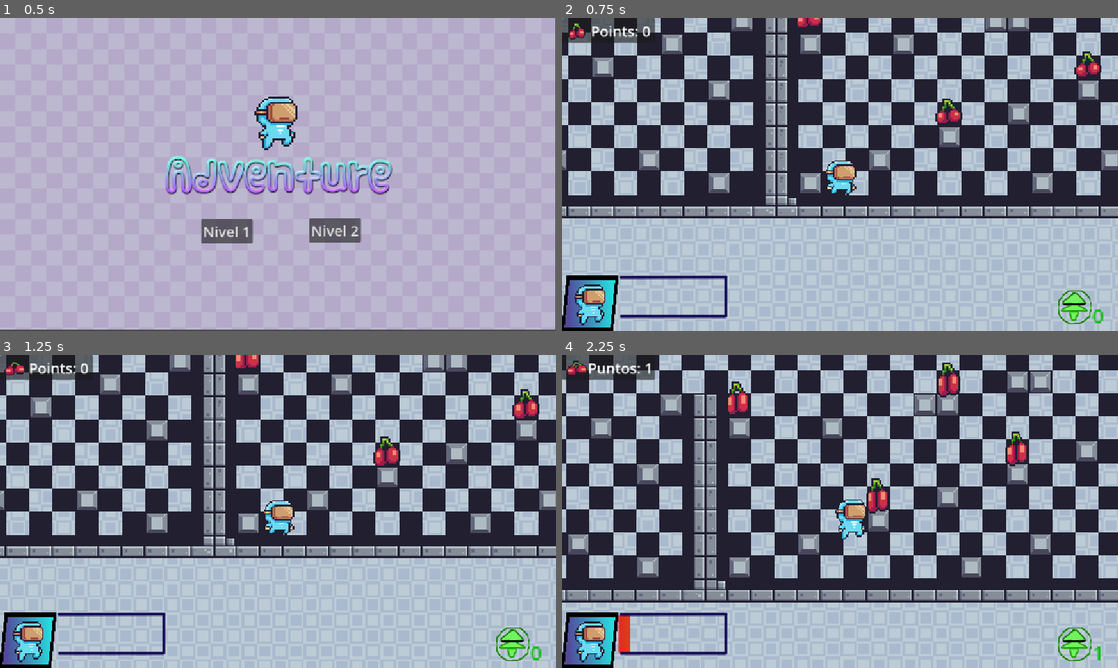
Above: before the commit, frames 1-4 (two rows, left to right).
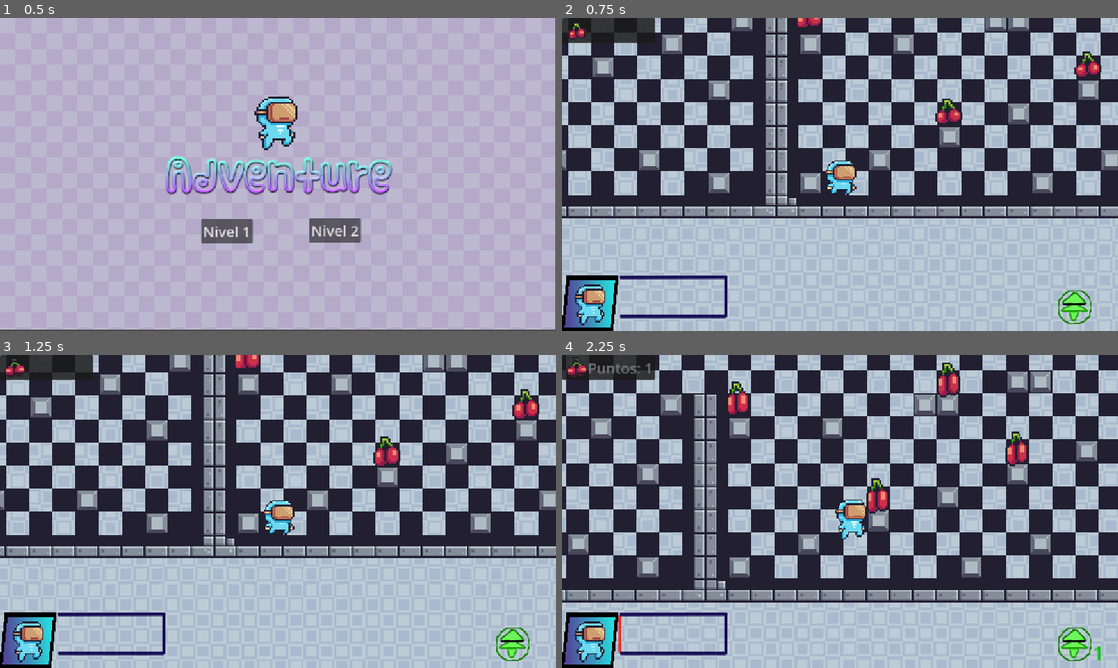
Above: after the commit, the same moments.

Repository: XimDel/2D-Adventure-Platformer-Game
Game: Godot game, scene res://Scenes/Menu.tscn
Two runs of this game, one before a commit and one after it. Both use one fixed random seed, a clock stepped at 60 frames per second and the inputs below.
Inputs:
- Up to frame 1 (0.5 s): no input
- Up to frame 2 (0.75 s): click "Nivel 1" at 0.5 s
- Up to frame 3 (1.25 s): no input
- Up to frame 4 (2.25 s): hold Right (Right) from 1.28 s (still down); tap Up (Jump) at 1.35, 1.52, 1.82, 2.1 s

Frame 1 is identical in both runs. In frame 2, 1.1% of the frame differs, in the area x 0-98%, y 0-99%; in frame 3, 1.1%; in frame 4, 1.2%, in the area x 0-96%, y 0-99%.

Commit message:
Singleston and UI

Diff:
--- a/Scenes/Level1.tscn
+++ b/Scenes/Level1.tscn
@@ -6,14 +6,9 @@
 [ext_resource type="PackedScene" uid="uid://cum3wafif36sb" path="res://Scripts/Trophy.tscn" id="4_bdlbp"]
 [ext_resource type="PackedScene" uid="uid://nw7p6ev7gfwh" path="res://Scripts/collectible.tscn" id="5_2h8qs"]
 [ext_resource type="PackedScene" uid="uid://kop7mg3vr1ma" path="res://Scenes/Level2.tscn" id="5_6ll4n"]
-[ext_resource type="Texture2D" uid="uid://bak4owtrvp48w" path="res://Assets/Items/Cherries.png" id="6_kylad"]
+[ext_resource type="PackedScene" uid="uid://dl2dt5jl1r7b1" path="res://UI.tscn" id="6_kylad"]
 [ext_resource type="Script" uid="uid://d2s544g16vs8c" path="res://Scripts/collectible.gd" id="6_rpty4"]
 [ext_resource type="Script" uid="uid://7d6nv2arg0lg" path="res://Scripts/game_manager.gd" id="7_6jj8j"]
-[ext_resource type="Texture2D" uid="uid://bh17j6gug4mbh" path="res://Assets/Krita/krita.png" id="9_06um6"]
-[ext_resource type="Texture2D" uid="uid://cbjk6a6sigero" path="res://Assets/Krita/Marco.png" id="10_06um6"]
-[ext_resource type="Texture2D" uid="uid://cmwu0ox2ftxjt" path="res://Assets/Krita/Gradient.png" id="11_ubfni"]
-[ext_resource type="Texture2D" uid="uid://cxjekll6havab" path="res://Assets/Krita/Jumps.png" id="12_ubfni"]
-[ext_resource type="Texture2D" uid="uid://cop7e38o3xoxj" path="res://Assets/Sprite/Jump (32x32).png" id="14_jgorv"]
 
 [sub_resource type="TileSetAtlasSource" id="TileSetAtlasSource_7mycd"]
 texture = ExtResource("2_6ll4n")
@@ -187,140 +182,6 @@
 physics_layer_0/collision_layer = 1
 sources/0 = SubResource("TileSetAtlasSource_7mycd")
 
-[sub_resource type="LabelSettings" id="LabelSettings_272bh"]
-font_size = 30
-
-[sub_resource type="AtlasTexture" id="AtlasTexture_bdlbp"]
-atlas = ExtResource("6_kylad")
-region = Rect2(0, 0, 32, 32)
-
-[sub_resource type="AtlasTexture" id="AtlasTexture_2h8qs"]
-atlas = ExtResource("6_kylad")
-region = Rect2(32, 0, 32, 32)
-
-[sub_resource type="AtlasTexture" id="AtlasTexture_rpty4"]
-atlas = ExtResource("6_kylad")
-region = Rect2(64, 0, 32, 32)
-
-[sub_resource type="AtlasTexture" id="AtlasTexture_6jj8j"]
-atlas = ExtResource("6_kylad")
-region = Rect2(96, 0, 32, 32)
-
-[sub_resource type="AtlasTexture" id="AtlasTexture_06um6"]
-atlas = ExtResource("6_kylad")
-region = Rect2(128, 0, 32, 32)
-
-[sub_resource type="AtlasTexture" id="AtlasTexture_ubfni"]
-atlas = ExtResource("6_kylad")
-region = Rect2(160, 0, 32, 32)
-
-[sub_resource type="AtlasTexture" id="AtlasTexture_ug0sv"]
-atlas = ExtResource("6_kylad")
-region = Rect2(192, 0, 32, 32)
-
-[sub_resource type="AtlasTexture" id="AtlasTexture_0wsr5"]
-atlas = ExtResource("6_kylad")
-region = Rect2(224, 0, 32, 32)
-
-[sub_resource type="AtlasTexture" id="AtlasTexture_jgorv"]
-atlas = ExtResource("6_kylad")
-region = Rect2(256, 0, 32, 32)
-
-[sub_resource type="AtlasTexture" id="AtlasTexture_q1ws5"]
-atlas = ExtResource("6_kylad")
-region = Rect2(288, 0, 32, 32)
-
-[sub_resource type="AtlasTexture" id="AtlasTexture_yji5v"]
-atlas = ExtResource("6_kylad")
-region = Rect2(320, 0, 32, 32)
-
-[sub_resource type="AtlasTexture" id="AtlasTexture_ulvkb"]
-atlas = ExtResource("6_kylad")
-region = Rect2(352, 0, 32, 32)
-
-[sub_resource type="AtlasTexture" id="AtlasTexture_fh0sh"]
-atlas = ExtResource("6_kylad")
-region = Rect2(384, 0, 32, 32)
-
-[sub_resource type="AtlasTexture" id="AtlasTexture_03od6"]
-atlas = ExtResource("6_kylad")
-region = Rect2(416, 0, 32, 32)
-
-[sub_resource type="AtlasTexture" id="AtlasTexture_384de"]
-atlas = ExtResource("6_kylad")
-region = Rect2(448, 0, 32, 32)
-
-[sub_resource type="AtlasTexture" id="AtlasTexture_bhaf5"]
-atlas = ExtResource("6_kylad")
-region = Rect2(480, 0, 32, 32)
-
-[sub_resource type="AtlasTexture" id="AtlasTexture_o0dvq"]
-atlas = ExtResource("6_kylad")
-region = Rect2(512, 0, 32, 32)
-
-[sub_resource type="SpriteFrames" id="SpriteFrames_1nrjw"]
-animations = [{
-"frames": [{
-"duration": 1.0,
-"texture": SubResource("AtlasTexture_bdlbp")
-}, {
-"duration": 1.0,
-"texture": SubResource("AtlasTexture_2h8qs")
-}, {
-"duration": 1.0,
-"texture": SubResource("AtlasTexture_rpty4")
-}, {
-"duration": 1.0,
-"texture": SubResource("AtlasTexture_6jj8j")
-}, {
-"duration": 1.0,
-"texture": SubResource("AtlasTexture_06um6")
-}, {
-"duration": 1.0,
-"texture": SubResource("AtlasTexture_ubfni")
-}, {
-"duration": 1.0,
-"texture": SubResource("AtlasTexture_ug0sv")
-}, {
-"duration": 1.0,
-"texture": SubResource("AtlasTexture_0wsr5")
-}, {
-"duration": 1.0,
-"texture": SubResource("AtlasTexture_jgorv")
-}, {
-"duration": 1.0,
-"texture": SubResource("AtlasTexture_q1ws5")
-}, {
-"duration": 1.0,
-"texture": SubResource("AtlasTexture_yji5v")
-}, {
-"duration": 1.0,
-"texture": SubResource("AtlasTexture_ulvkb")
-}, {
-"duration": 1.0,
-"texture": SubResource("AtlasTexture_fh0sh")
-}, {
-"duration": 1.0,
-"texture": SubResource("AtlasTexture_03od6")
-}, {
-"duration": 1.0,
-"texture": SubResource("AtlasTexture_384de")
-}, {
-"duration": 1.0,
-"texture": SubResource("AtlasTexture_bhaf5")
-}, {
-"duration": 1.0,
-"texture": SubResource("AtlasTexture_o0dvq")
-}],
-"loop": true,
-"name": &"default",
-"speed": 18.0
-}]
-
-[sub_resource type="LabelSettings" id="LabelSettings_ubfni"]
-font_size = 20
-font_color = Color(0, 0.744571, 3.85046e-07, 1)
-
 [node name="Node" type="Node"]
 
 [node name="TextureRect" type="TextureRect" parent="."]
@@ -363,99 +224,7 @@
 position = Vector2(-1076, 111)
 target_level = ExtResource("5_6ll4n")
 
-[node name="UI" type="CanvasLayer" parent="."]
-layer = 10
-
-[node name="FlashRect" type="ColorRect" parent="UI" groups=["flash"]]
-modulate = Color(1, 1, 1, 0)
-anchors_preset = 15
-anchor_right = 1.0
-anchor_bottom = 1.0
-offset_left = -1150.0
-offset_top = -9.0
-offset_right = -4.0
-offset_bottom = -9.0
-grow_horizontal = 2
-grow_vertical = 2
-mouse_filter = 2
-
-[node name="Panel" type="Panel" parent="UI"]
-offset_right = 192.0
-offset_bottom = 51.0
-
-[node name="PointsLabel" type="Label" parent="UI/Panel"]
-unique_name_in_owner = true
-layout_mode = 1
-anchors_preset = 6
-anchor_left = 1.0
-anchor_top = 0.5
-anchor_right = 1.0
-anchor_bottom = 0.5
-offset_left = -142.0
-offset_top = -20.5
-offset_bottom = 21.5
-grow_horizontal = 0
-grow_vertical = 2
-text = "Points: 0"
-label_settings = SubResource("LabelSettings_272bh")
-horizontal_alignment = 1
-vertical_alignment = 1
-
-[node name="AnimatedSprite2D" type="AnimatedSprite2D" parent="UI/Panel"]
-texture_filter = 1
-position = Vector2(30, 26)
-scale = Vector2(2.5, 2.5)
-sprite_frames = SubResource("SpriteFrames_1nrjw")
-autoplay = "default"
-frame_progress = 0.486758
-
-[node name="TextureRect" type="TextureRect" parent="UI"]
-anchors_preset = 2
-anchor_top = 1.0
-anchor_bottom = 1.0
-offset_top = -115.0
-offset_right = 115.0
-grow_vertical = 0
-
-[node name="TextureProgressBar" type="TextureProgressBar" parent="UI/TextureRect"]
-unique_name_in_owner = true
-layout_mode = 0
-offset_left = 105.0
-offset_top = -19.0
-offset_right = 355.0
-offset_bottom = 106.0
-max_value = 7.0
-texture_over = ExtResource("10_06um6")
-texture_progress = ExtResource("11_ubfni")
-
-[node name="TextureRect" type="TextureRect" parent="UI/TextureRect"]
-texture_filter = 1
-layout_mode = 0
-offset_right = 115.0
-offset_bottom = 115.0
-texture = ExtResource("9_06um6")
-expand_mode = 1
-
-[node name="Sprite2D" type="Sprite2D" parent="UI/TextureRect"]
-texture_filter = 1
-position = Vector2(57, 54)
-scale = Vector2(3, 3)
-texture = ExtResource("14_jgorv")
-
-[node name="Sprite2D" type="Sprite2D" parent="UI"]
-texture_filter = 1
-position = Vector2(1062, 598)
-scale = Vector2(2, 2)
-texture = ExtResource("12_ubfni")
-
-[node name="JumpLabel" type="Label" parent="UI/Sprite2D"]
-unique_name_in_owner = true
-offset_left = 18.0
-offset_top = -5.0
-offset_right = 48.0
-offset_bottom = 23.0
-text = "0"
-label_settings = SubResource("LabelSettings_ubfni")
+[node name="UI" parent="." instance=ExtResource("6_kylad")]
 
 [node name="Collectibles" type="Node" parent="."]
 
--- a/Scenes/Level2.tscn
+++ b/Scenes/Level2.tscn
@@ -1,18 +1,13 @@
-[gd_scene load_steps=36 format=3 uid="uid://kop7mg3vr1ma"]
+[gd_scene load_steps=11 format=3 uid="uid://kop7mg3vr1ma"]
 
 [ext_resource type="Texture2D" uid="uid://dv2q5crp363hh" path="res://Assets/Terrain/Green.png" id="1_ehjmi"]
 [ext_resource type="Texture2D" uid="uid://k4wwwlvtbuuf" path="res://Assets/Terrain/Terrain (16x16).png" id="2_p4u3k"]
 [ext_resource type="PackedScene" uid="uid://bicdaa6388hir" path="res://Scripts/character_body_2d.tscn" id="3_70df5"]
 [ext_resource type="PackedScene" uid="uid://cum3wafif36sb" path="res://Scripts/Trophy.tscn" id="4_ejprb"]
-[ext_resource type="Texture2D" uid="uid://cbjk6a6sigero" path="res://Assets/Krita/Marco.png" id="5_1je60"]
 [ext_resource type="PackedScene" uid="uid://nw7p6ev7gfwh" path="res://Scripts/collectible.tscn" id="5_au75x"]
-[ext_resource type="Texture2D" uid="uid://bak4owtrvp48w" path="res://Assets/Items/Cherries.png" id="5_ycmr1"]
 [ext_resource type="Script" uid="uid://d2s544g16vs8c" path="res://Scripts/collectible.gd" id="6_62f1r"]
-[ext_resource type="Texture2D" uid="uid://cmwu0ox2ftxjt" path="res://Assets/Krita/Gradient.png" id="6_ycmr1"]
 [ext_resource type="Script" uid="uid://7d6nv2arg0lg" path="res://Scripts/game_manager.gd" id="7_1je60"]
-[ext_resource type="Texture2D" uid="uid://bh17j6gug4mbh" path="res://Assets/Krita/krita.png" id="8_1je60"]
-[ext_resource type="Texture2D" uid="uid://cop7e38o3xoxj" path="res://Assets/Sprite/Jump (32x32).png" id="9_xx40l"]
-[ext_resource type="Texture2D" uid="uid://cxjekll6havab" path="res://Assets/Krita/Jumps.png" id="10_utdxf"]
+[ext_resource type="PackedScene" uid="uid://dl2dt5jl1r7b1" path="res://UI.tscn" id="8_p4u3k"]
 
 [sub_resource type="TileSetAtlasSource" id="TileSetAtlasSource_7mycd"]
 texture = ExtResource("2_p4u3k")
@@ -192,140 +187,6 @@
 physics_layer_0/collision_layer = 1
 sources/0 = SubResource("TileSetAtlasSource_7mycd")
 
-[sub_resource type="LabelSettings" id="LabelSettings_272bh"]
-font_size = 30
-
-[sub_resource type="AtlasTexture" id="AtlasTexture_bdlbp"]
-atlas = ExtResource("5_ycmr1")
-region = Rect2(0, 0, 32, 32)
-
-[sub_resource type="AtlasTexture" id="AtlasTexture_2h8qs"]
-atlas = ExtResource("5_ycmr1")
-region = Rect2(32, 0, 32, 32)
-
-[sub_resource type="AtlasTexture" id="AtlasTexture_rpty4"]
-atlas = ExtResource("5_ycmr1")
-region = Rect2(64, 0, 32, 32)
-
-[sub_resource type="AtlasTexture" id="AtlasTexture_6jj8j"]
-atlas = ExtResource("5_ycmr1")
-region = Rect2(96, 0, 32, 32)
-
-[sub_resource type="AtlasTexture" id="AtlasTexture_06um6"]
-atlas = ExtResource("5_ycmr1")
-region = Rect2(128, 0, 32, 32)
-
-[sub_resource type="AtlasTexture" id="AtlasTexture_ubfni"]
-atlas = ExtResource("5_ycmr1")
-region = Rect2(160, 0, 32, 32)
-
-[sub_resource type="AtlasTexture" id="AtlasTexture_ug0sv"]
-atlas = ExtResource("5_ycmr1")
-region = Rect2(192, 0, 32, 32)
-
-[sub_resource type="AtlasTexture" id="AtlasTexture_0wsr5"]
-atlas = ExtResource("5_ycmr1")
-region = Rect2(224, 0, 32, 32)
-
-[sub_resource type="AtlasTexture" id="AtlasTexture_jgorv"]
-atlas = ExtResource("5_ycmr1")
-region = Rect2(256, 0, 32, 32)
-
-[sub_resource type="AtlasTexture" id="AtlasTexture_q1ws5"]
-atlas = ExtResource("5_ycmr1")
-region = Rect2(288, 0, 32, 32)
-
-[sub_resource type="AtlasTexture" id="AtlasTexture_yji5v"]
-atlas = ExtResource("5_ycmr1")
-region = Rect2(320, 0, 32, 32)
-
-[sub_resource type="AtlasTexture" id="AtlasTexture_ulvkb"]
-atlas = ExtResource("5_ycmr1")
-region = Rect2(352, 0, 32, 32)
-
-[sub_resource type="AtlasTexture" id="AtlasTexture_fh0sh"]
-atlas = ExtResource("5_ycmr1")
-region = Rect2(384, 0, 32, 32)
-
-[sub_resource type="AtlasTexture" id="AtlasTexture_03od6"]
-atlas = ExtResource("5_ycmr1")
-region = Rect2(416, 0, 32, 32)
-
-[sub_resource type="AtlasTexture" id="AtlasTexture_384de"]
-atlas = ExtResource("5_ycmr1")
-region = Rect2(448, 0, 32, 32)
-
-[sub_resource type="AtlasTexture" id="AtlasTexture_bhaf5"]
-atlas = ExtResource("5_ycmr1")
-region = Rect2(480, 0, 32, 32)
-
-[sub_resource type="AtlasTexture" id="AtlasTexture_o0dvq"]
-atlas = ExtResource("5_ycmr1")
-region = Rect2(512, 0, 32, 32)
-
-[sub_resource type="SpriteFrames" id="SpriteFrames_2jwna"]
-animations = [{
-"frames": [{
-"duration": 1.0,
-"texture": SubResource("AtlasTexture_bdlbp")
-}, {
-"duration": 1.0,
-"texture": SubResource("AtlasTexture_2h8qs")
-}, {
-"duration": 1.0,
-"texture": SubResource("AtlasTexture_rpty4")
-}, {
-"duration": 1.0,
-"texture": SubResource("AtlasTexture_6jj8j")
-}, {
-"duration": 1.0,
-"texture": SubResource("AtlasTexture_06um6")
-}, {
-"duration": 1.0,
-"texture": SubResource("AtlasTexture_ubfni")
-}, {
-"duration": 1.0,
-"texture": SubResource("AtlasTexture_ug0sv")
-}, {
-"duration": 1.0,
-"texture": SubResource("AtlasTexture_0wsr5")
-}, {
-"duration": 1.0,
-"texture": SubResource("AtlasTexture_jgorv")
-}, {
-"duration": 1.0,
-"texture": SubResource("AtlasTexture_q1ws5")
-}, {
-"duration": 1.0,
-"texture": SubResource("AtlasTexture_yji5v")
-}, {
-"duration": 1.0,
-"texture": SubResource("AtlasTexture_ulvkb")
-}, {
-"duration": 1.0,
-"texture": SubResource("AtlasTexture_fh0sh")
-}, {
-"duration": 1.0,
-"texture": SubResource("AtlasTexture_03od6")
-}, {
-"duration": 1.0,
-"texture": SubResource("AtlasTexture_384de")
-}, {
-"duration": 1.0,
-"texture": SubResource("AtlasTexture_bhaf5")
-}, {
-"duration": 1.0,
-"texture": SubResource("AtlasTexture_o0dvq")
-}],
-"loop": true,
-"name": &"default",
-"speed": 18.0
-}]
-
-[sub_resource type="LabelSettings" id="LabelSettings_8wk15"]
-font_size = 20
-font_color = Color(1.44392e-07, 0.701049, 1.54018e-06, 1)
-
 [node name="Node" type="Node"]
 
 [node name="TextureRect" type="TextureRect" parent="."]
@@ -367,101 +228,6 @@
 [node name="Trophy" parent="." instance=ExtResource("4_ejprb")]
 position = Vector2(-1078, 110)
 
-[node name="UI" type="CanvasLayer" parent="."]
-layer = 10
-
-[node name="FlashRect" type="ColorRect" parent="UI" groups=["flash"]]
-modulate = Color(1, 1, 1, 0)
-anchors_preset = 15
-anchor_right = 1.0
-anchor_bottom = 1.0
-offset_left = -1149.0
-offset_top = -10.0
-offset_right = -3.0
-offset_bottom = -10.0
-grow_horizontal = 2
-grow_vertical = 2
-mouse_filter = 2
-
-[node name="Panel" type="Panel" parent="UI"]
-offset_right = 187.0
-offset_bottom = 51.0
-
-[node name="PointsLabel" type="Label" parent="UI/Panel"]
-unique_name_in_owner = true
-layout_mode = 1
-anchors_preset = 6
-anchor_left = 1.0
-anchor_top = 0.5
-anchor_right = 1.0
-anchor_bottom = 0.5
-offset_left = -129.0
-offset_top = -21.5
-offset_right = -5.0
-offset_bottom = 20.5
-grow_horizontal = 0
-grow_vertical = 2
-text = "Points: 0"
-label_settings = SubResource("LabelSettings_272bh")
-horizontal_alignment = 1
-vertical_alignment = 1
-
-[node name="AnimatedSprite2D" type="AnimatedSprite2D" parent="UI"]
-texture_filter = 1
-position = Vector2(30, 26)
-scale = Vector2(2.5, 2.5)
-sprite_frames = SubResource("SpriteFrames_2jwna")
-autoplay = "default"
-frame_progress = 0.140829
-
-[node name="TextureRect" type="TextureRect" parent="UI"]
-anchors_preset = 2
-anchor_top = 1.0
-anchor_bottom = 1.0
-offset_top = -115.0
-offset_right = 115.0
-grow_vertical = 0
-
-[node name="TextureProgressBar" type="TextureProgressBar" parent="UI/TextureRect"]
-unique_name_in_owner = true
-layout_mode = 0
-offset_left = 105.0
-offset_top = -19.0
-offset_right = 355.0
-offset_bottom = 106.0
-max_value = 7.0
-texture_over = ExtResource("5_1je60")
-texture_progress = ExtResource("6_ycmr1")
-
-[node name="TextureRect" type="TextureRect" parent="UI/TextureRect"]
-texture_filter = 1
-layout_mode = 0
-offset_right = 115.0
-offset_bottom = 115.0
-texture = ExtResource("8_1je60")
-expand_mode = 1
-
-[node name="Sprite2D" type="Sprite2D" parent="UI/TextureRect"]
-texture_filter = 1
-position = Vector2(57, 54)
-scale = Vector2(3, 3)
-texture = ExtResource("9_xx40l")
-
-[node name="Sprite2D" type="Sprite2D" parent="UI"]
-texture_filter = 1
-position = Vector2(1069, 604)
-scale = Vector2(2, 2)
-texture = ExtResource("10_utdxf")
-
-[node name="JumpLabel" type="Label" parent="UI/Sprite2D"]
-unique_name_in_owner = true
-offset_left = 18.0
-offset_top = -5.0
-offset_right = 48.0
-offset_bottom = 23.0
-text = "0"
-label_settings = SubResource("LabelSettings_8wk15")
-
 [node name="Collectibles" type="Node" parent="."]
 
 [node name="Collectible" parent="Collectibles" instance=ExtResource("5_au75x")]
@@ -495,6 +261,8 @@
 [node name="GameManager" type="Node2D" parent="."]
 unique_name_in_owner = true
 script = ExtResource("7_1je60")
+
+[node name="UI" parent="." instance=ExtResource("8_p4u3k")]
 
 [connection signal="body_entered" from="Collectibles/Collectible" to="Collectibles/Collectible" method="_on_body_entered"]
 [connection signal="body_entered" from="Collectibles/Collectible2" to="Collectibles/Collectible2" method="_on_body_entered"]
--- a/Scenes/menu.gd
+++ b/Scenes/menu.gd
@@ -1,4 +1,12 @@
 extends Node
+var ui_node
+
+func _ready():
+	ui_node = get_node("/root/Ui")
+	ui_node.hide()
+
+func _exit_tree():
+	ui_node.show()
 
 func _on_nivel_1_pressed() -> void:
 	get_tree().change_scene_to_file("res://Scenes/Level1.tscn")
--- a/Scripts/character_body_2d.gd
+++ b/Scripts/character_body_2d.gd
@@ -2,10 +2,14 @@
 const SPEED = 300
 const JUMP_VELOCITY = -450.0
 @onready var sprite_2d = $Sprite2D
-@onready var jump_label = $"/root/Node/UI/Sprite2D/JumpLabel"
+#@onready var jump_label = $"/root/Node/UI/Sprite2D/JumpLabel"
 
 # Get the gravity from the project settings to be synced with RigidBody nodes.
 var gravity = ProjectSettings.get_setting("physics/2d/default_gravity")
+var jump_label
+
+func _ready():
+	jump_label = get_node("/root/Ui/Sprite2D/JumpLabel")
 
 func _physics_process(delta):
 	# Add run animation
--- a/Scripts/collectible.gd
+++ b/Scripts/collectible.gd
@@ -1,9 +1,9 @@
 extends Area2D
-@onready var game_manager = $"/root/Node/GameManager"
+#@onready var game_manager = $"/root/Node/GameManager"
 
 func _on_body_entered(body: Node2D) -> void:
 	if (body.name == "CharacterBody2D"):
 		$CollectItem.play()
-		game_manager.add_puntos()
+		SingleGameManager.add_puntos()
 		await get_tree().create_timer(0.1).timeout
 		queue_free() # eliminarlo
--- /dev/null
+++ b/SingleGameManager.gd
@@ -0,0 +1,15 @@
+extends Node
+
+var points_label
+var texture_progress_bar
+var puntos = 0
+
+func _ready():
+	points_label = get_node("/root/Ui/Panel/PointsLabel")
+	texture_progress_bar = get_node("/root/Ui/TextureRect/TextureProgressBar")
+
+func add_puntos():
+	puntos += 1
+	print(puntos)
+	points_label.text = "Puntos: " + str(puntos)
+	texture_progress_bar.value += 1
--- /dev/null
+++ b/UI.tscn
@@ -0,0 +1,234 @@
+[gd_scene load_steps=27 format=3 uid="uid://dl2dt5jl1r7b1"]
+
+[ext_resource type="Texture2D" uid="uid://bak4owtrvp48w" path="res://Assets/Items/Cherries.png" id="1_0mc3e"]
+[ext_resource type="Texture2D" uid="uid://cbjk6a6sigero" path="res://Assets/Krita/Marco.png" id="2_2n5f6"]
+[ext_resource type="Texture2D" uid="uid://cmwu0ox2ftxjt" path="res://Assets/Krita/Gradient.png" id="3_27c8x"]
+[ext_resource type="Texture2D" uid="uid://bh17j6gug4mbh" path="res://Assets/Krita/krita.png" id="4_i1vam"]
+[ext_resource type="Texture2D" uid="uid://cop7e38o3xoxj" path="res://Assets/Sprite/Jump (32x32).png" id="5_q77pa"]
+[ext_resource type="Texture2D" uid="uid://cxjekll6havab" path="res://Assets/Krita/Jumps.png" id="6_n8582"]
+
+[sub_resource type="LabelSettings" id="LabelSettings_272bh"]
+font_size = 30
+
+[sub_resource type="AtlasTexture" id="AtlasTexture_bdlbp"]
+atlas = ExtResource("1_0mc3e")
+region = Rect2(0, 0, 32, 32)
+
+[sub_resource type="AtlasTexture" id="AtlasTexture_2h8qs"]
+atlas = ExtResource("1_0mc3e")
+region = Rect2(32, 0, 32, 32)
+
+[sub_resource type="AtlasTexture" id="AtlasTexture_rpty4"]
+atlas = ExtResource("1_0mc3e")
+region = Rect2(64, 0, 32, 32)
+
+[sub_resource type="AtlasTexture" id="AtlasTexture_6jj8j"]
+atlas = ExtResource("1_0mc3e")
+region = Rect2(96, 0, 32, 32)
+
+[sub_resource type="AtlasTexture" id="AtlasTexture_06um6"]
+atlas = ExtResource("1_0mc3e")
+region = Rect2(128, 0, 32, 32)
+
+[sub_resource type="AtlasTexture" id="AtlasTexture_ubfni"]
+atlas = ExtResource("1_0mc3e")
+region = Rect2(160, 0, 32, 32)
+
+[sub_resource type="AtlasTexture" id="AtlasTexture_ug0sv"]
+atlas = ExtResource("1_0mc3e")
+region = Rect2(192, 0, 32, 32)
+
+[sub_resource type="AtlasTexture" id="AtlasTexture_0wsr5"]
+atlas = ExtResource("1_0mc3e")
+region = Rect2(224, 0, 32, 32)
+
+[sub_resource type="AtlasTexture" id="AtlasTexture_jgorv"]
+atlas = ExtResource("1_0mc3e")
+region = Rect2(256, 0, 32, 32)
+
+[sub_resource type="AtlasTexture" id="AtlasTexture_q1ws5"]
+atlas = ExtResource("1_0mc3e")
+region = Rect2(288, 0, 32, 32)
+
+[sub_resource type="AtlasTexture" id="AtlasTexture_yji5v"]
+atlas = ExtResource("1_0mc3e")
+region = Rect2(320, 0, 32, 32)
+
+[sub_resource type="AtlasTexture" id="AtlasTexture_ulvkb"]
+atlas = ExtResource("1_0mc3e")
+region = Rect2(352, 0, 32, 32)
+
+[sub_resource type="AtlasTexture" id="AtlasTexture_fh0sh"]
+atlas = ExtResource("1_0mc3e")
+region = Rect2(384, 0, 32, 32)
+
+[sub_resource type="AtlasTexture" id="AtlasTexture_03od6"]
+atlas = ExtResource("1_0mc3e")
+region = Rect2(416, 0, 32, 32)
+
+[sub_resource type="AtlasTexture" id="AtlasTexture_384de"]
+atlas = ExtResource("1_0mc3e")
+region = Rect2(448, 0, 32, 32)
+
+[sub_resource type="AtlasTexture" id="AtlasTexture_bhaf5"]
+atlas = ExtResource("1_0mc3e")
+region = Rect2(480, 0, 32, 32)
+
+[sub_resource type="AtlasTexture" id="AtlasTexture_o0dvq"]
+atlas = ExtResource("1_0mc3e")
+region = Rect2(512, 0, 32, 32)
+
+[sub_resource type="SpriteFrames" id="SpriteFrames_1nrjw"]
+animations = [{
+"frames": [{
+"duration": 1.0,
+"texture": SubResource("AtlasTexture_bdlbp")
+}, {
+"duration": 1.0,
+"texture": SubResource("AtlasTexture_2h8qs")
+}, {
+"duration": 1.0,
+"texture": SubResource("AtlasTexture_rpty4")
+}, {
+"duration": 1.0,
+"texture": SubResource("AtlasTexture_6jj8j")
+}, {
+"duration": 1.0,
+"texture": SubResource("AtlasTexture_06um6")
+}, {
+"duration": 1.0,
+"texture": SubResource("AtlasTexture_ubfni")
+}, {
+"duration": 1.0,
+"texture": SubResource("AtlasTexture_ug0sv")
+}, {
+"duration": 1.0,
+"texture": SubResource("AtlasTexture_0wsr5")
+}, {
+"duration": 1.0,
+"texture": SubResource("AtlasTexture_jgorv")
+}, {
+"duration": 1.0,
+"texture": SubResource("AtlasTexture_q1ws5")
+}, {
+"duration": 1.0,
+"texture": SubResource("AtlasTexture_yji5v")
+}, {
+"duration": 1.0,
+"texture": SubResource("AtlasTexture_ulvkb")
+}, {
+"duration": 1.0,
+"texture": SubResource("AtlasTexture_fh0sh")
+}, {
+"duration": 1.0,
+"texture": SubResource("AtlasTexture_03od6")
+}, {
+"duration": 1.0,
+"texture": SubResource("AtlasTexture_384de")
+}, {
+"duration": 1.0,
+"texture": SubResource("AtlasTexture_bhaf5")
+}, {
+"duration": 1.0,
+"texture": SubResource("AtlasTexture_o0dvq")
+}],
+"loop": true,
+"name": &"default",
+"speed": 18.0
+}]
+
+[sub_resource type="LabelSettings" id="LabelSettings_ubfni"]
+font_size = 20
+font_color = Color(0, 0.744571, 3.85046e-07, 1)
+
+[node name="UI" type="CanvasLayer"]
+layer = 10
+
+[node name="FlashRect" type="ColorRect" parent="." groups=["flash"]]
+modulate = Color(1, 1, 1, 0)
+anchors_preset = 15
+anchor_right = 1.0
+anchor_bottom = 1.0
+offset_left = -1150.0
+offset_top = -9.0
+offset_right = -4.0
+offset_bottom = -9.0
+grow_horizontal = 2
+grow_vertical = 2
+mouse_filter = 2
+
+[node name="Panel" type="Panel" parent="."]
+offset_right = 192.0
+offset_bottom = 51.0
+
+[node name="PointsLabel" type="Label" parent="Panel"]
+unique_name_in_owner = true
+layout_mode = 1
+anchors_preset = 6
+anchor_left = 1.0
+anchor_top = 0.5
+anchor_right = 1.0
+anchor_bottom = 0.5
+offset_left = -142.0
+offset_top = -20.5
+offset_bottom = 21.5
+grow_horizontal = 0
+grow_vertical = 2
+label_settings = SubResource("LabelSettings_272bh")
+horizontal_alignment = 1
+vertical_alignment = 1
+
+[node name="AnimatedSprite2D" type="AnimatedSprite2D" parent="Panel"]
+texture_filter = 1
+position = Vector2(30, 26)
+scale = Vector2(2.5, 2.5)
+sprite_frames = SubResource("SpriteFrames_1nrjw")
+autoplay = "default"
+frame_progress = 0.486758
+
+[node name="TextureRect" type="TextureRect" parent="."]
+anchors_preset = 2
+anchor_top = 1.0
+anchor_bottom = 1.0
+offset_top = -115.0
+offset_right = 115.0
+grow_vertical = 0
+
+[node name="TextureProgressBar" type="TextureProgressBar" parent="TextureRect"]
+unique_name_in_owner = true
+layout_mode = 0
+offset_left = 105.0
+offset_top = -19.0
+offset_right = 355.0
+offset_bottom = 106.0
+max_value = 14.0
+texture_over = ExtResource("2_2n5f6")
+texture_progress = ExtResource("3_27c8x")
+
+[node name="TextureRect" type="TextureRect" parent="TextureRect"]
+texture_filter = 1
+layout_mode = 0
+offset_right = 115.0
+offset_bottom = 115.0
+texture = ExtResource("4_i1vam")
+expand_mode = 1
+
+[node name="Sprite2D" type="Sprite2D" parent="TextureRect"]
+texture_filter = 1
+position = Vector2(57, 54)
+scale = Vector2(3, 3)
+texture = ExtResource("5_q77pa")
+
+[node name="Sprite2D" type="Sprite2D" parent="."]
+texture_filter = 1
+position = Vector2(1062, 598)
+scale = Vector2(2, 2)
+texture = ExtResource("6_n8582")
+
+[node name="JumpLabel" type="Label" parent="Sprite2D"]
+unique_name_in_owner = true
+offset_left = 18.0
+offset_top = -5.0
+offset_right = 48.0
+offset_bottom = 23.0
+label_settings = SubResource("LabelSettings_ubfni")
--- a/project.godot
+++ b/project.godot
@@ -14,6 +14,11 @@
 run/main_scene="uid://f6ypd73fqbnd"
 config/features=PackedStringArray("4.4", "Mobile")
 config/icon="res://Assets/Logo/icon.svg"
+
+[autoload]
+
+SingleGameManager="*res://SingleGameManager.gd"
+Ui="*res://UI.tscn"
 
 [display]
 
Not shown: 1 places in Scenes/Level1.tscn that only renumber resources
Not shown, added: SingleGameManager.gd.uid
